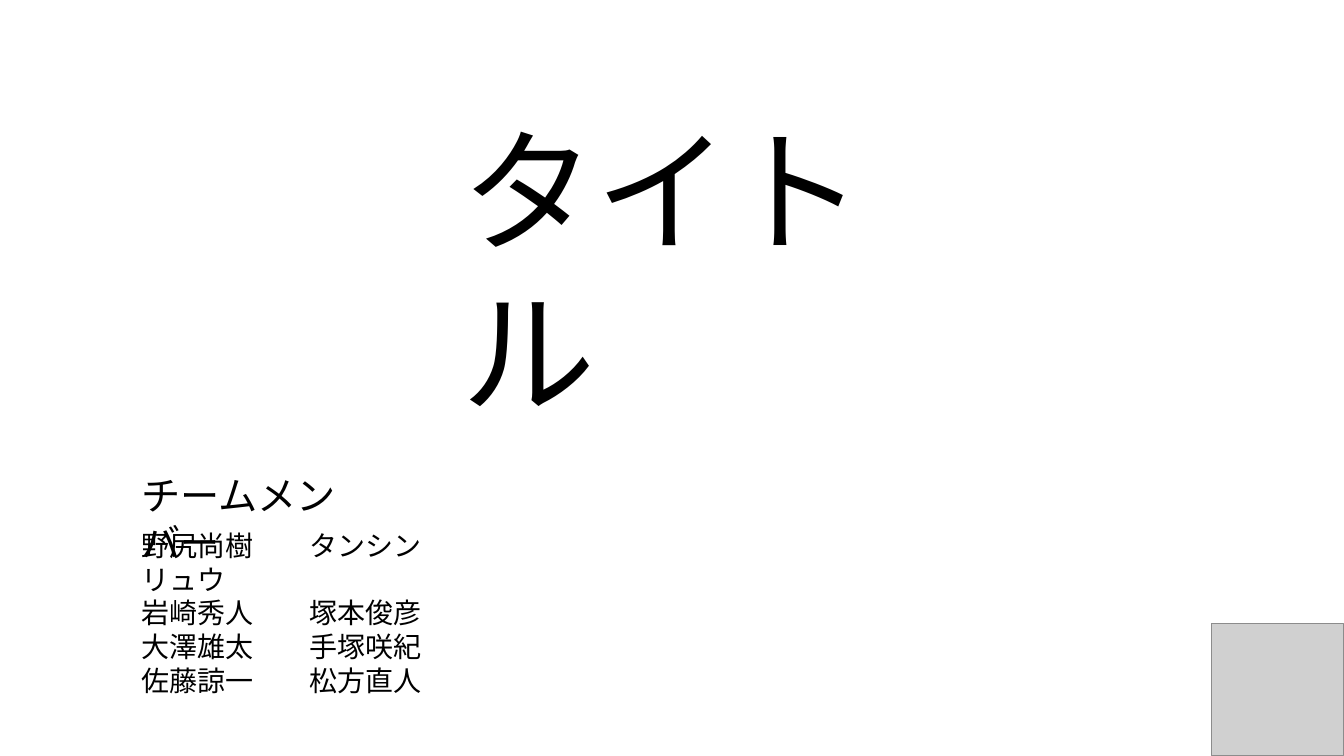
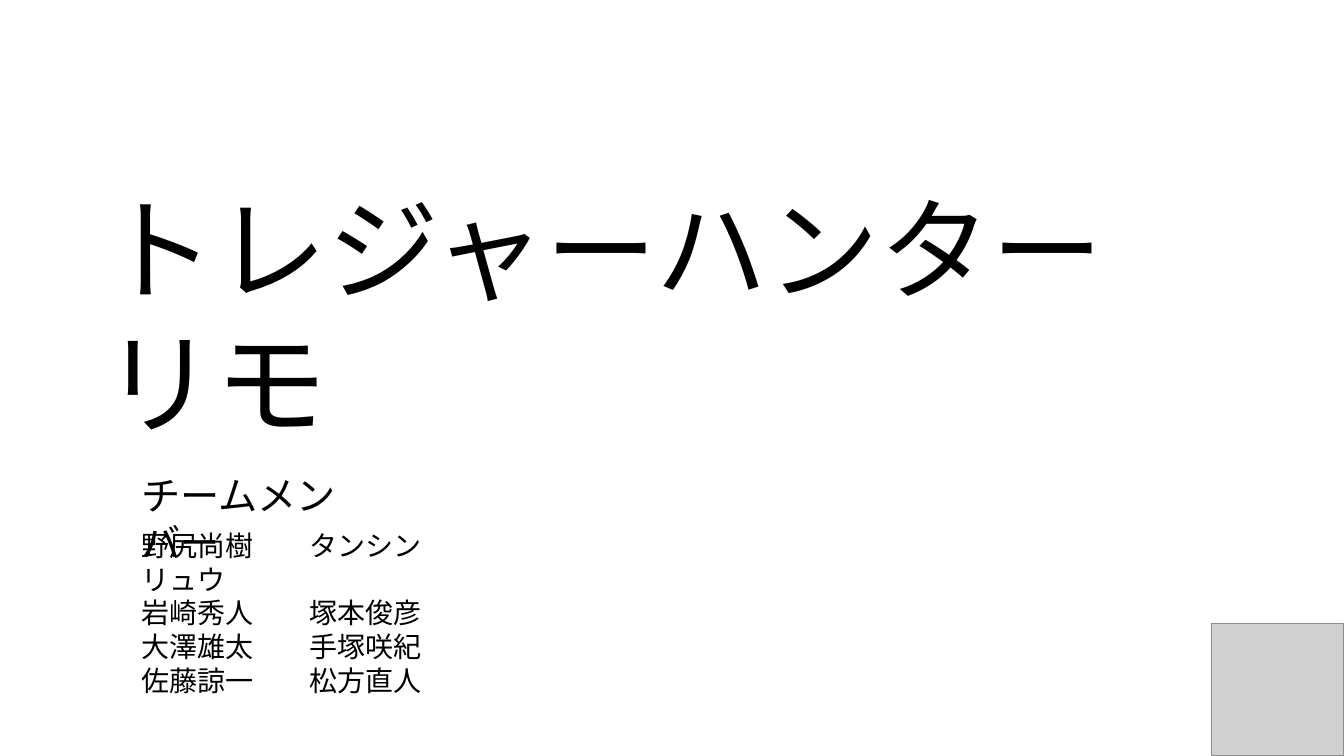
Before and after one commit to CaseStudyG18/master, a slide deck: slide 1 of G18_プレゼン用PWP.pptx. Drawn at 1344x756 pixels with LibreOffice and Linux fonts; fonts in the diff are those of the drawing; grey boxes stand for pictures. Boxes give left, top, right and bottom in pixels: in the first picture for what was removed or moved away, otherwise in the second. Text is boxed around its words. In the diff, an @@ line names an element or a change of style, - is before the commit and + after.

```diff
--- a/G18_プレゼン用PWP.pptx
+++ b/G18_プレゼン用PWP.pptx
@@ text at <box>103,200,1103,430</box>: text changed; size 96 to 80 pt @@
-タイトル
+トレジャーハンター リモ
```
Also in this commit, not shown: 1 other slide changed, 2 other files.
